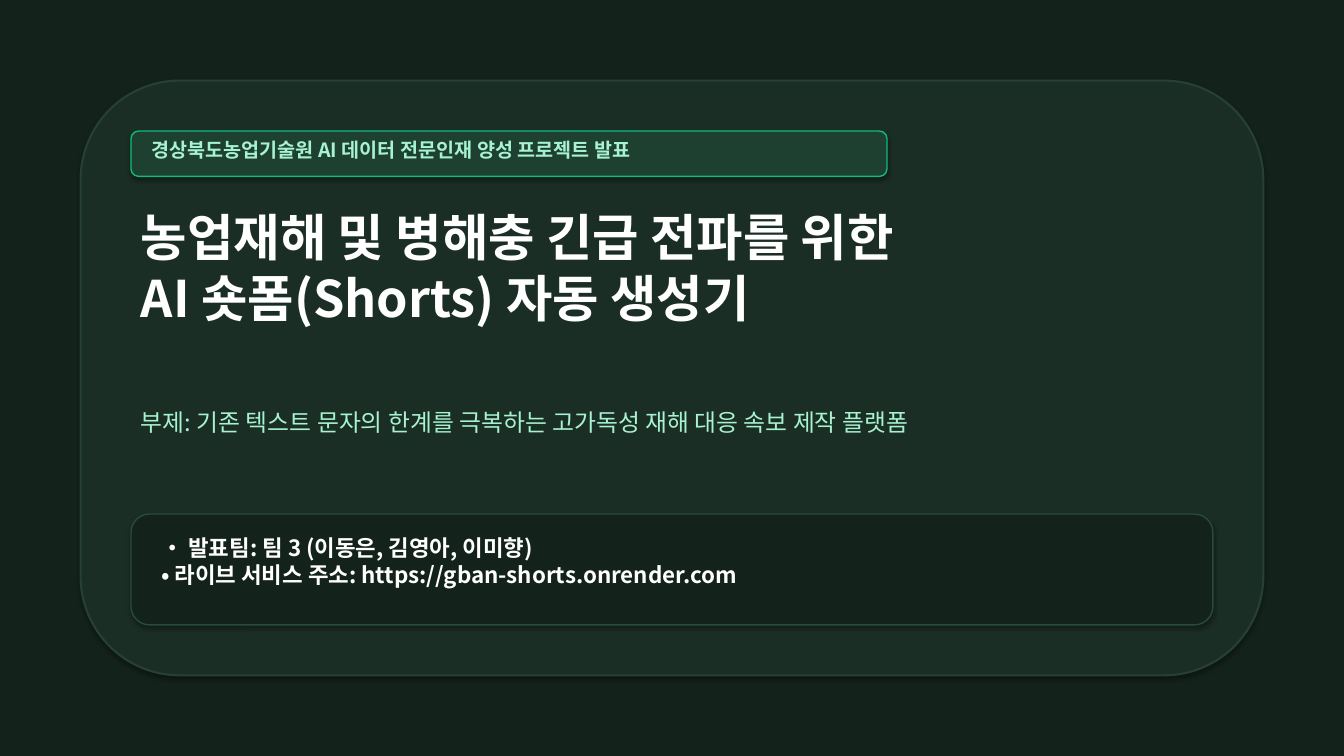
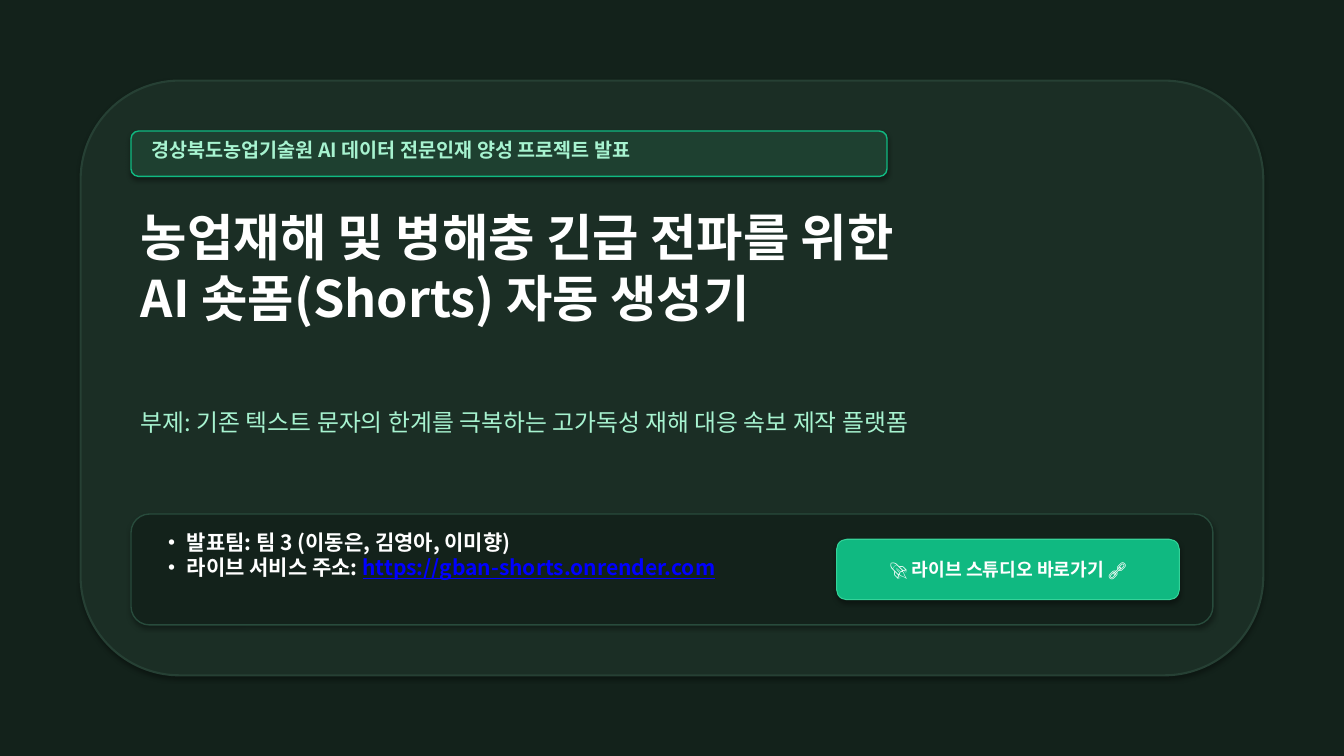
Before and after one commit to freeeuny-cmyk/-, a slide deck: slide 1 of GBAN_AI_숏폼_스튜디오_발표자료_7장.pptx. Drawn at 1344x756 pixels with LibreOffice and Linux fonts; fonts in the diff are those of the drawing. Boxes give left, top, right and bottom in pixels: in the first picture for what was removed or moved away, otherwise in the second. Text is boxed around its words. In the diff, an @@ line names an element or a change of style, - is before the commit and + after.

```diff
--- a/GBAN_AI_숏폼_스튜디오_발표자료_7장.pptx
+++ b/GBAN_AI_숏폼_스튜디오_발표자료_7장.pptx
@@ text at [187, 532, 716, 580]: text changed; size 16 to 15 pt; text colour #FFFFFF to #0000FF @@
-• 발표팀: 팀 3 (이동은, 김영아, 이미향)
-• 라이브 서비스 주소: https://gban-shorts.onrender.com
+• 발표팀: 팀 3 (이동은, 김영아, 이미향)
+• 라이브 서비스 주소: https://gban-shorts.onrender.com
@@ rounded rectangle added at [837, 539, 1180, 600], fill #10B981, outline #34D399 0.75 pt, 13 pt, text #FFFFFF, bold @@
+🚀 라이브 스튜디오 바로가기 🔗
```
Also in this commit, not shown: 1 other slide changed, 3 other files.
